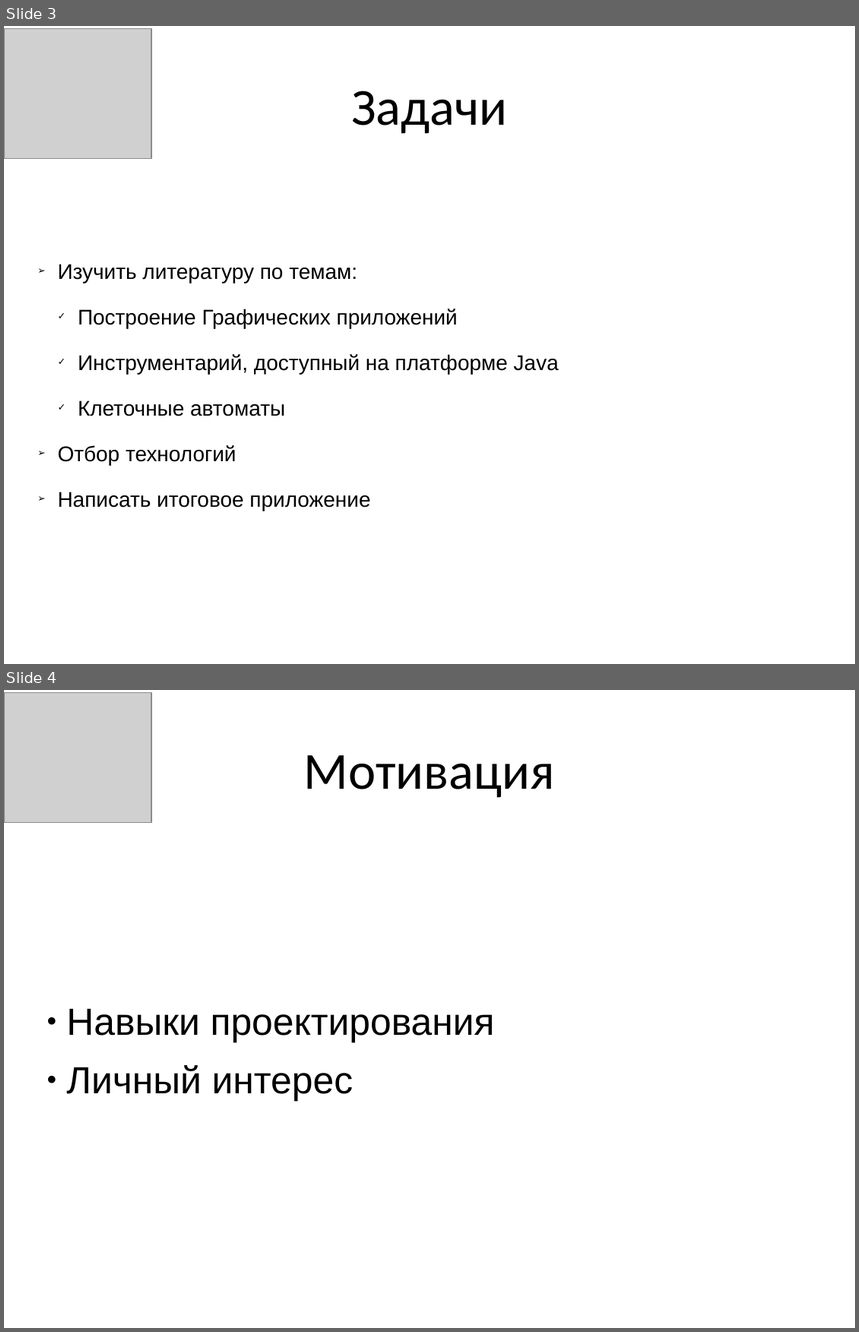
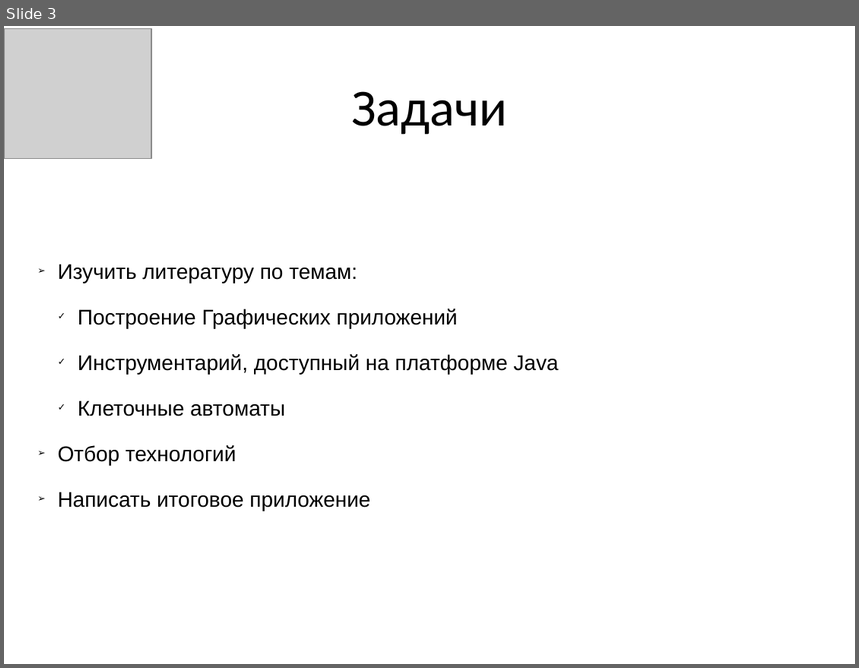
Before and after one commit to CymerR/GFX_1, a slide deck: Презентация.pptx. Shown one above the other, each under a label of ours: slides 3 and 4 before the commit, slide 3 after it. The pictures are 859x1332 and 859x668 pixels, drawn with LibreOffice and Linux fonts; fonts in the diff are those of the drawing; grey boxes stand for pictures. Boxes give left, top, right and bottom in pixels: in the first picture for what was removed or moved away, otherwise in the second. Text is boxed around its words. In the diff, an @@ line names an element or a change of style, - is before the commit and + after.

```diff
--- a/Презентация.pptx
+++ b/Презентация.pptx
@@ slide 4 removed at (4,690,855,1328), background #FFFFFF @@
@@ picture removed at (4,692,151,823) @@
@@ text removed at (304,755,555,798) @@
-Мотивация
@@ text removed at (66,1008,495,1102) @@
-● Навыки проектирования
-● Личный интерес
```
Also in this commit, not shown: 2 slides changed, 25 slides added, 1 other slide removed, 2 other files.
